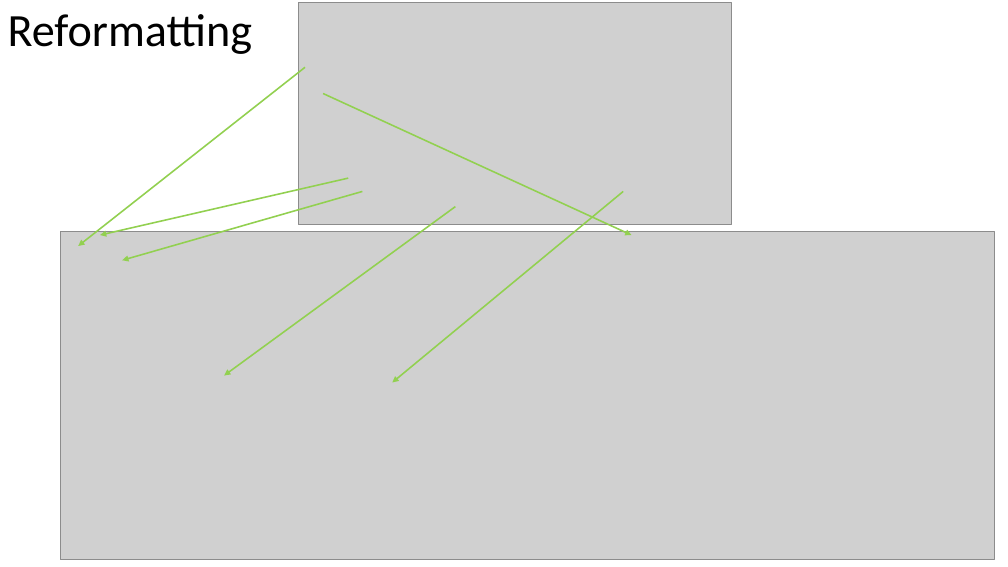
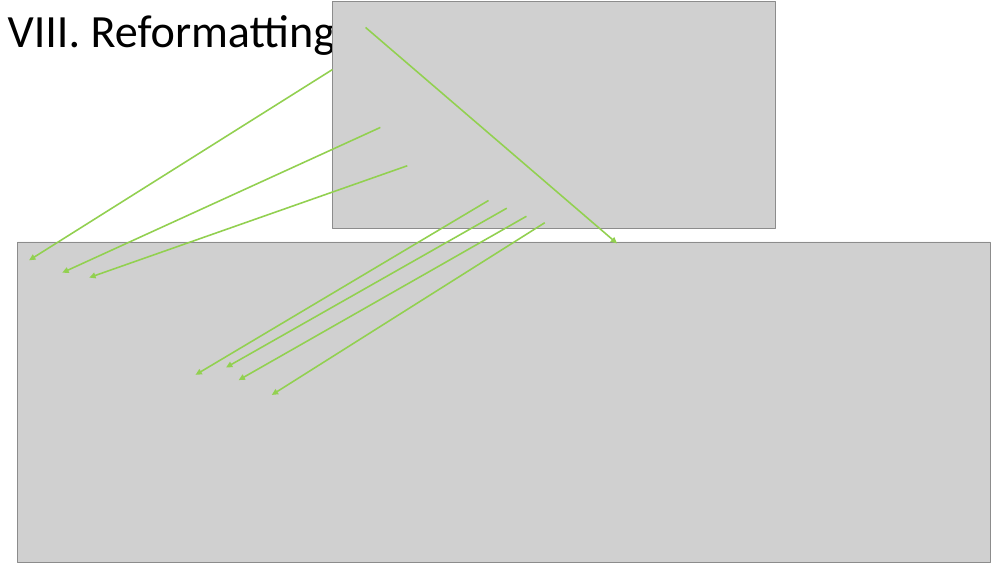
Before and after one commit to alonsovega4776/Bank-Marketing, a slide deck: slide 17 of pres.pptx. Drawn at 1008x567 pixels with LibreOffice and Linux fonts; fonts in the diff are those of the drawing; grey boxes stand for pictures. Boxes give left, top, right and bottom in pixels: in the first picture for what was removed or moved away, otherwise in the second. Text is boxed around its words. In the diff, an @@ line names an element or a change of style, - is before the commit and + after.

```diff
--- a/pres.pptx
+++ b/pres.pptx
@@ title at (8,9,336,59): text changed @@
-Reformatting
+VIII. Reformatting
@@ picture: place and size @@
-picture at (299,3,732,225)
+picture at (333,2,776,228)
@@ arrow moved from (323, 94) - (631, 235) to (366, 27) - (617, 243) @@
@@ arrow moved from (305, 67) - (78, 246) to (333, 70) - (29, 260) @@
@@ arrow moved from (349, 178) - (100, 235) to (380, 128) - (63, 273) @@
@@ arrow moved from (362, 191) - (123, 260) to (408, 166) - (89, 278) @@
@@ arrow moved from (455, 206) - (225, 376) to (488, 200) - (196, 375) @@
@@ arrow moved from (623, 191) - (392, 383) to (507, 208) - (226, 368) @@
@@ arrow added from (526, 216) to (239, 380), #92D050 1.5 pt @@
@@ arrow added from (545, 223) to (272, 395), #92D050 1.5 pt @@
@@ picture: place and size @@
-picture at (60,232,995,560)
+picture at (17,242,991,563)
```
Also in this commit, not shown: 2 other slides changed, 3 other files.
